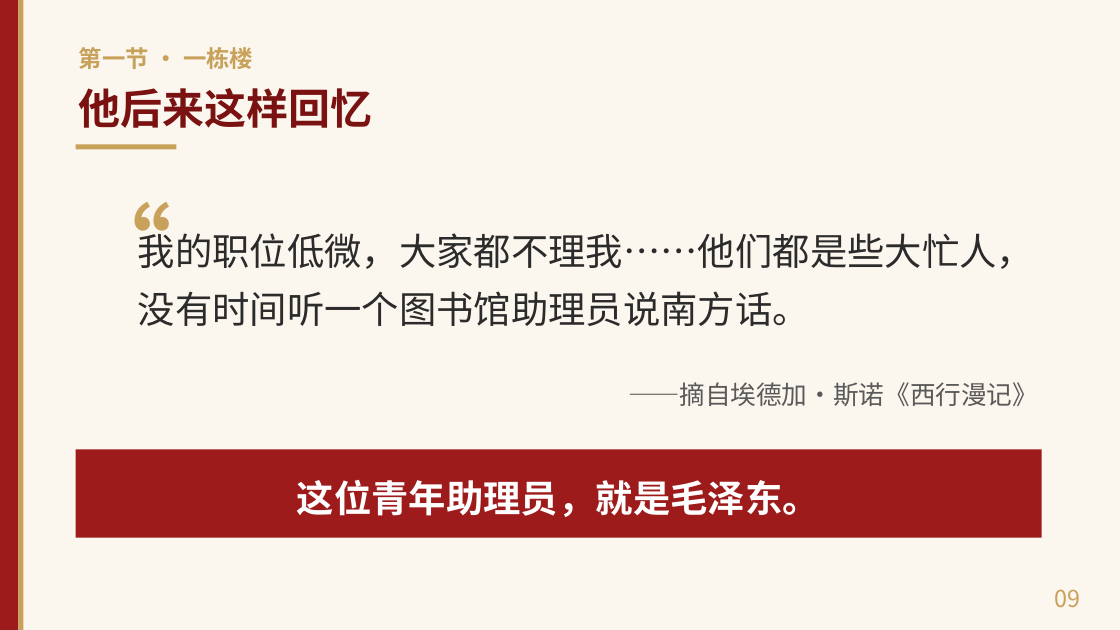
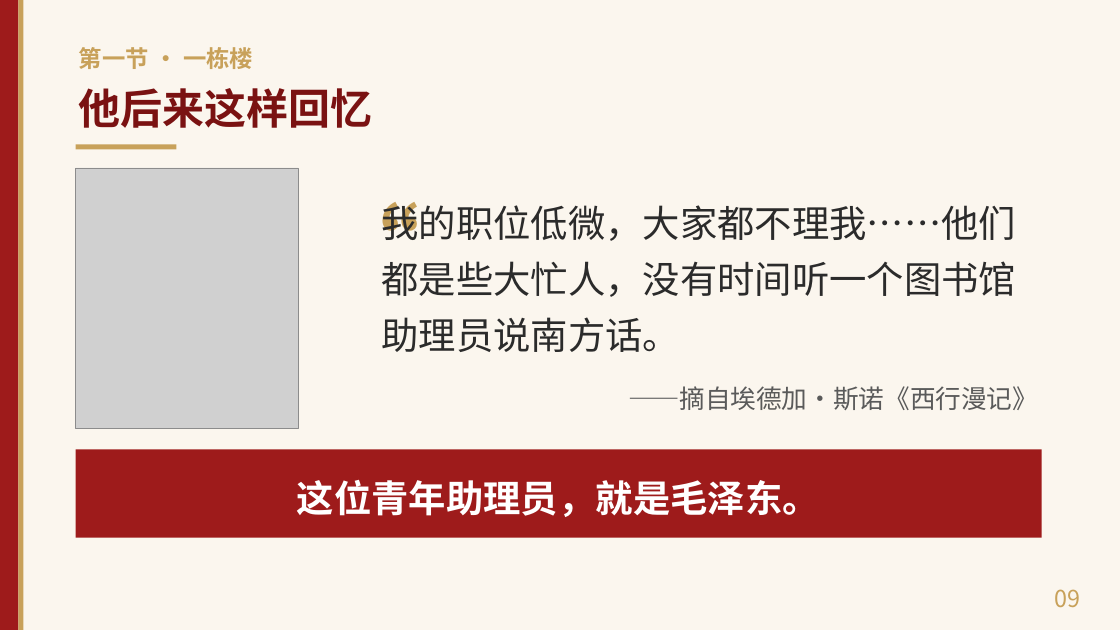
Before and after one commit to shyboy/studyh5, a slide deck: slide 9 of 09.望山河读书分享/《望山河》读书分享（30分钟版）.pptx. Drawn at 1120x630 pixels with LibreOffice and Linux fonts; fonts in the diff are those of the drawing; grey boxes stand for pictures. Boxes give left, top, right and bottom in pixels: in the first picture for what was removed or moved away, otherwise in the second. Text is boxed around its words. In the diff, an @@ line names an element or a change of style, - is before the commit and + after.

```diff
--- a/09.望山河读书分享/《望山河》读书分享（30分钟版）.pptx
+++ b/09.望山河读书分享/《望山河》读书分享（30分钟版）.pptx
@@ picture added at (x1=76, y1=168, x2=298, y2=429) @@
@@ text "“" moved from (x1=76, y1=164, x2=160, y2=248) to (x1=323, y1=164, x2=408, y2=248) @@
@@ text "我的职位低微，大家都不理我……他们都是些大忙人，没有时间听一个图书馆助理员说南方话。" moved from (x1=138, y1=227, x2=1034, y2=269) to (x1=381, y1=202, x2=1016, y2=352) @@
@@ text "我的职位低微，大家都不理我……他们都是些大忙人，没有时间听一个图书馆助理员说南方话。" at (x1=381, y1=202, x2=1016, y2=352): line spacing 1.3 to 1.25 @@
@@ text "——摘自埃德加·斯诺《西行漫记》" moved from (x1=628, y1=382, x2=1038, y2=406) to (x1=628, y1=386, x2=1038, y2=410) @@
```
Also in this commit, not shown: 24 other slides changed, 1 slide added, 2 other files.
